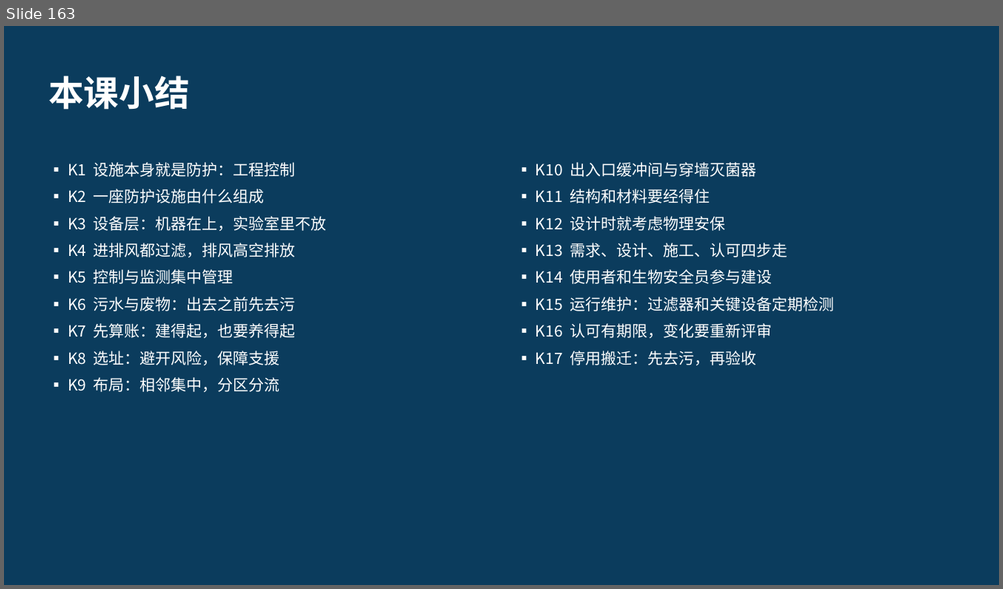
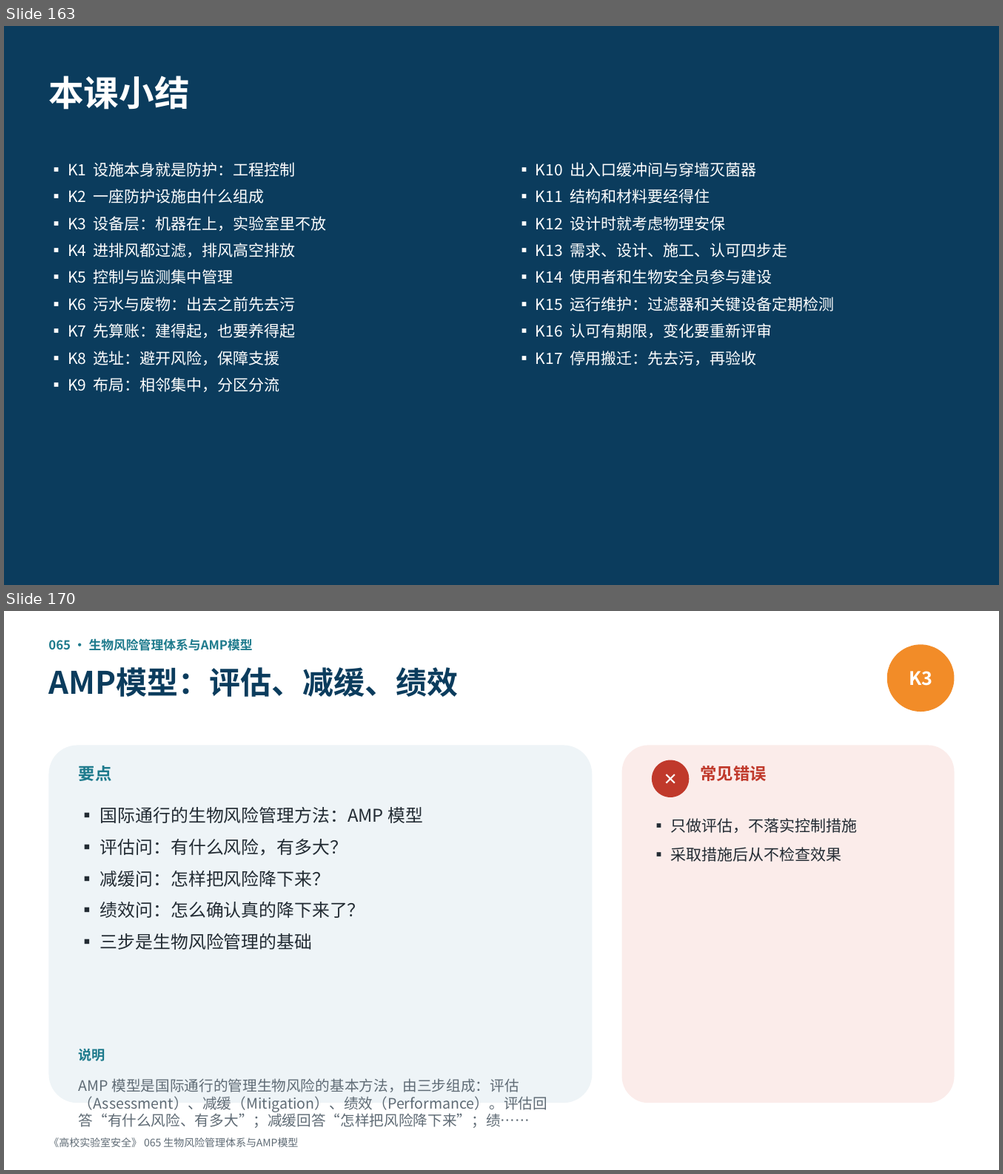
Before and after one commit to hanrongwx-max/videoyoutubo, a slide deck: course/高校实验室安全/课件/第6章_生物安全.pptx. Shown one above the other, each under a label of ours: slide 163 before the commit, slides 163 and 170 after it; the slides between them are not shown. The pictures are 1003x589 and 1003x1174 pixels, drawn with LibreOffice and Linux fonts; fonts in the diff are those of the drawing. Boxes give left, top, right and bottom in pixels: in the first picture for what was removed or moved away, otherwise in the second. Text is boxed around its words. In the diff, an @@ line names an element or a change of style, - is before the commit and + after.

```diff
--- a/course/高校实验室安全/课件/第6章_生物安全.pptx
+++ b/course/高校实验室安全/课件/第6章_生物安全.pptx
@@ slide 170 added at box(4, 611, 999, 1170), background #FFFFFF @@
@@ text added at box(48, 638, 253, 651), 12 pt, text #1D7A8C, bold @@
+065 · 生物风险管理体系与AMP模型
@@ ellipse added at box(887, 644, 954, 712), fill #F28C28, 18 pt, text #FFFFFF, bold @@
+K3
@@ text added at box(48, 667, 458, 697), 30 pt, text #0B3C5D, bold @@
+AMP模型：评估、减缓、绩效
@@ rounded rectangle added at box(48, 745, 592, 1103), fill #EEF4F7 @@
@@ text added at box(79, 766, 112, 781), 16 pt, text #1D7A8C, bold @@
+要点
@@ rounded rectangle added at box(622, 745, 954, 1103), fill #FBECEA @@
@@ ellipse added at box(652, 760, 689, 797), fill #C0392B, 16 pt, text #FFFFFF, bold @@
+✕
@@ text added at box(700, 766, 765, 781), 16 pt, text #C0392B, bold @@
+常见错误
@@ text added at box(100, 807, 423, 950), 17 pt, text #222B33 @@
+▪ 国际通行的生物风险管理方法：AMP 模型
+▪ 评估问：有什么风险，有多大？
+▪ 减缓问：怎样把风险降下来？
+▪ 绩效问：怎么确认真的降下来了？
+▪ 三步是生物风险管理的基础
@@ text added at box(671, 818, 857, 862), 15 pt, text #222B33 @@
+▪ 只做评估，不落实控制措施
+▪ 采取措施后从不检查效果
@@ text added at box(79, 1049, 105, 1062), 13 pt, text #1D7A8C, bold @@
+说明
@@ text added at box(79, 1079, 547, 1128), 14 pt, text #5F6B75 @@
+AMP 模型是国际通行的管理生物风险的基本方法，由三步组成：评估（Assessment）、减缓（Mitigation）、绩效（Performance）。评估回答“有什么风险、有多大”；减缓回答“怎样把风险降下来”；绩……
@@ text added at box(48, 1138, 298, 1147), 10 pt, text #5F6B75 @@
+《高校实验室安全》 065 生物风险管理体系与AMP模型
```
Also in this commit, not shown: 27 other slides added, 2 other files.
